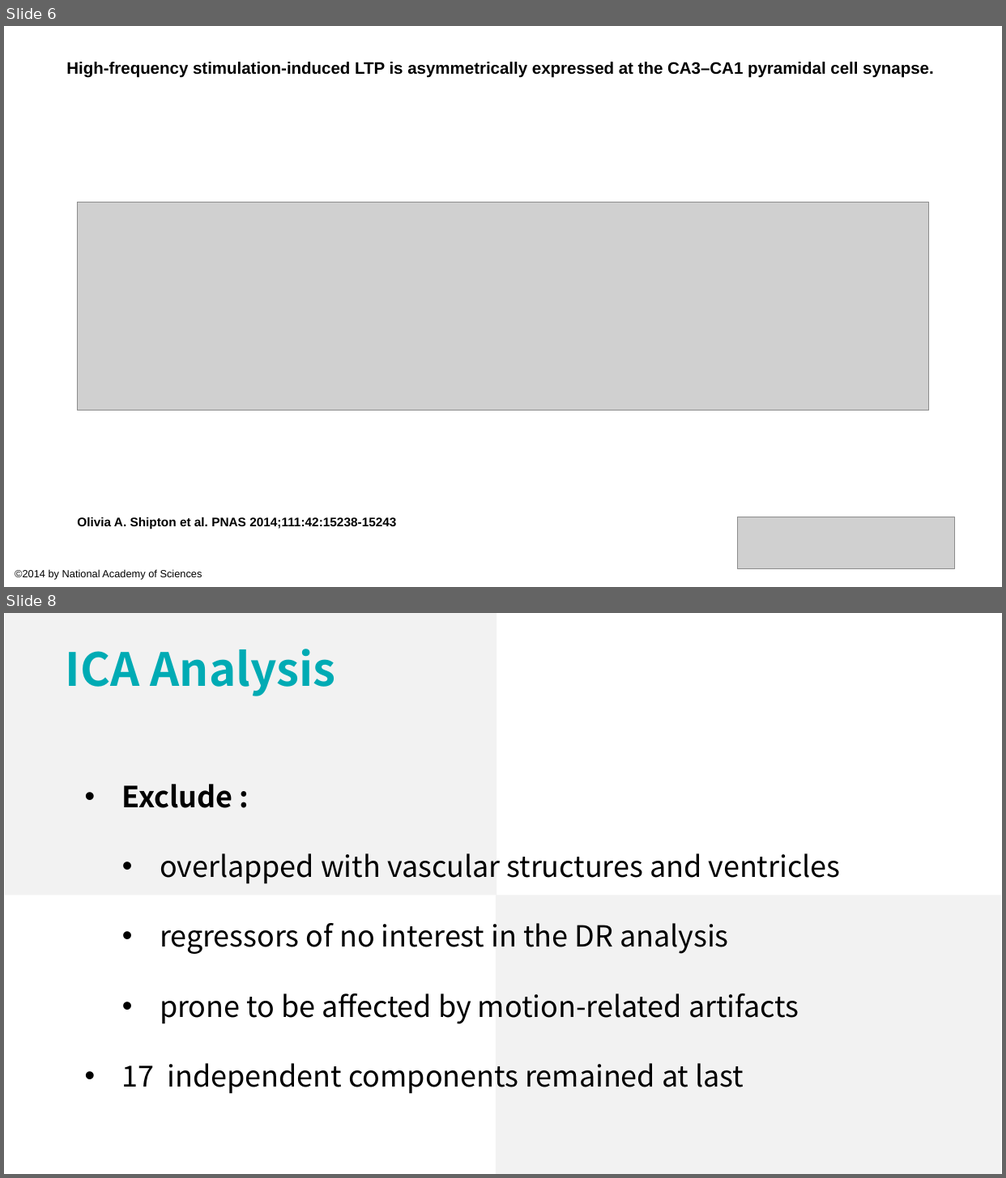
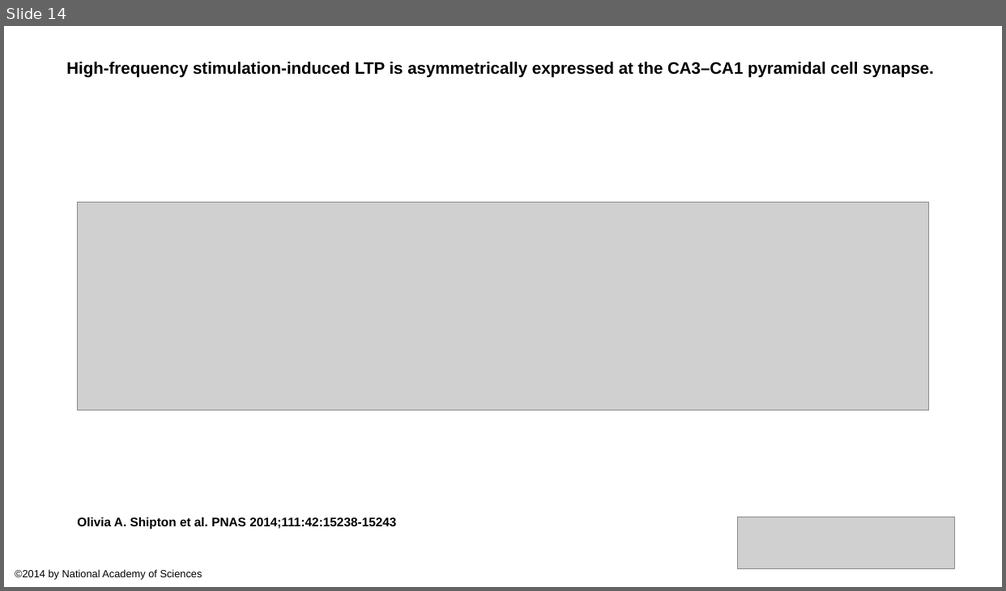
Before and after one commit to lsyoath/sheepy, a slide deck: Event/Lateralization.pptx. Shown one above the other, each under a label of ours: slides 6 and 8 before the commit, slide 14 after it; the slides between them are not shown. The pictures are 1006x1178 and 1006x591 pixels, drawn with LibreOffice and Linux fonts; fonts in the diff are those of the drawing; grey boxes stand for pictures. Boxes give left, top, right and bottom in pixels: in the first picture for what was removed or moved away, otherwise in the second. Text is boxed around its words. In the diff, an @@ line names an element or a change of style, - is before the commit and + after.

```diff
--- a/Event/Lateralization.pptx
+++ b/Event/Lateralization.pptx
@@ slide 8 removed at [4,613,1002,1174], background #FFFFFF @@
@@ rectangle removed at [5,613,496,895] @@
@@ text removed at [66,649,336,696] @@
-ICA Analysis
@@ text removed at [122,784,841,1094] @@
-• Exclude :
-  • overlapped with vascular structures and ventricles
-  • regressors of no interest in the DR analysis
-  • prone to be affected by motion-related artifacts
-• 17 independent components remained at last
@@ rectangle removed at [496,895,1001,1174] @@
@@ what was slide 6 is now slide 14 @@
```
Also in this commit, not shown: 2 slides changed, 8 slides added, 18 other slides removed, 1 other file.
